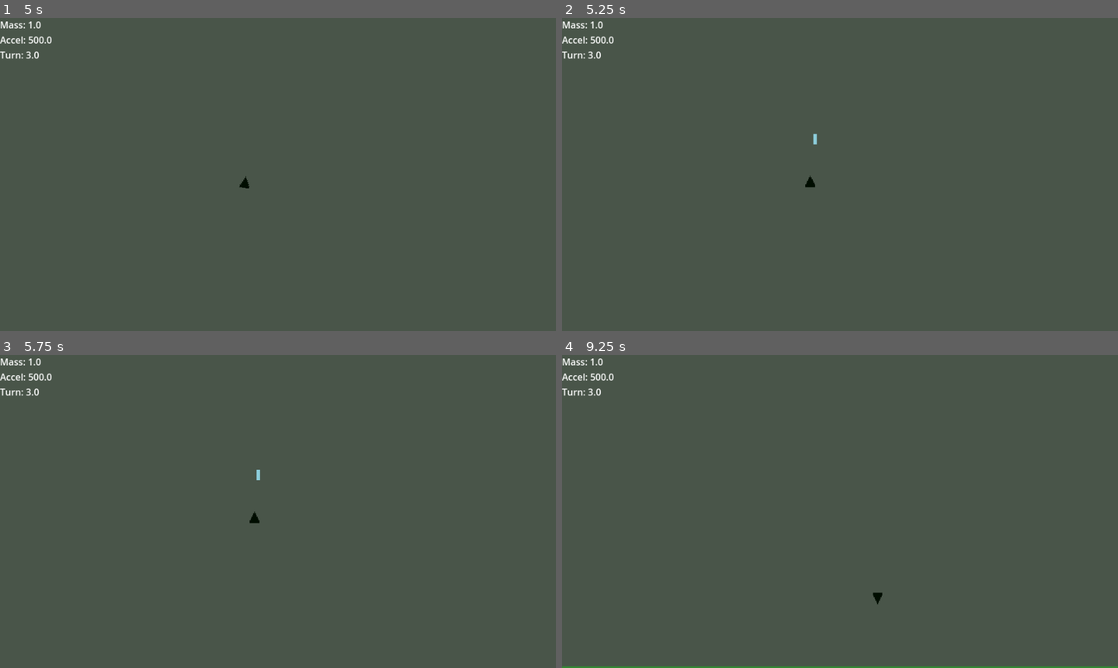
Above: before the commit, frames 1-4 (two rows, left to right).
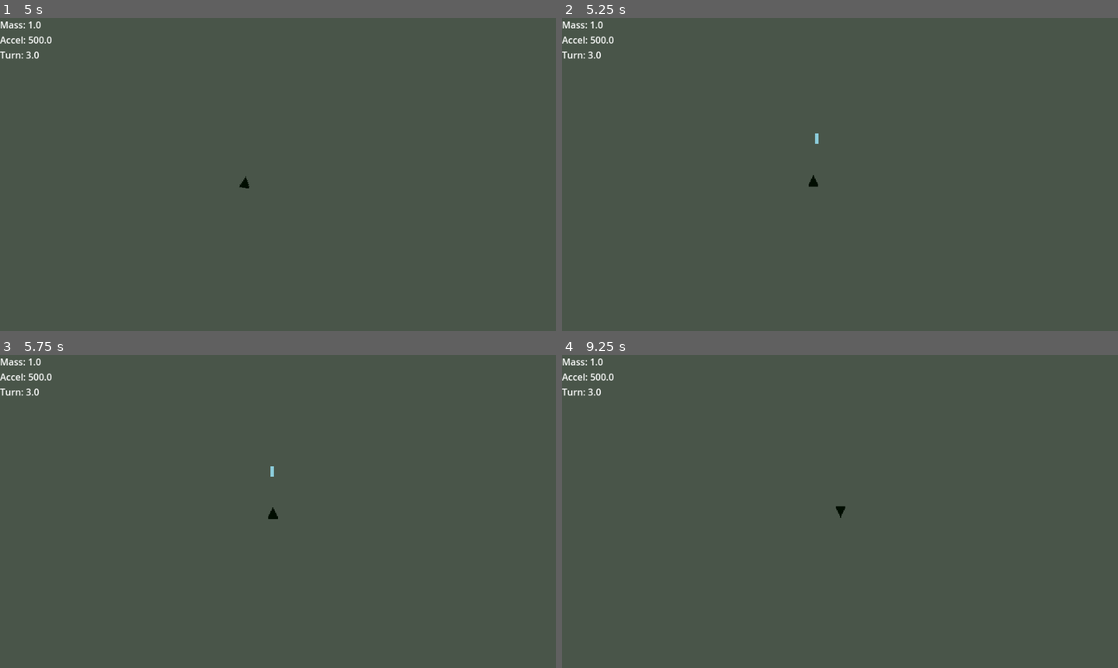
Above: after the commit, the same moments.

Repository: DMAlexander/katamari-asteroids
Game: Godot game, scene res://scenes/levels/test_level.tscn
The game is run twice, just before and just after one commit, with the same random seed, the same clock (stepped at 60 frames per second) and the same inputs.
Inputs:
- Up to frame 1 (5 s): tap Enter at 0.5 s; hold D (move_right) 0.53-1.28 s; hold Space (shoot) 0.53-1.28 s; hold S (brake, bound only after the commit) 1.28-2.03 s; tap Space (shoot) at 1.35, 2, 2.85, 4.35 s; hold D (move_right) 2.03-2.78 s; hold Space (shoot) 2.03-2.78 s; hold W (move_forward) 2.78-3.53 s; hold Space (shoot) 3.53-4.28 s; hold A (move_left) from 3.53 s (still down)
- Up to frame 2 (5.25 s): release A (move_left) at 5.03 s; hold S (brake, bound only after the commit) from 5.03 s (still down); hold Space (shoot) from 5.03 s (still down)
- Up to frame 3 (5.75 s): keep holding S (brake, bound only after the commit); keep holding Space (shoot)
- Up to frame 4 (9.25 s): release S (brake, bound only after the commit) at 5.78 s; release Space (shoot) at 5.78 s; hold D (move_right) 5.78-6.53 s; tap Space (shoot) at 5.85, 7.35, 8.85 s; hold W (move_forward) 6.53-7.28 s; hold Space (shoot) 6.53-7.28 s; hold D (move_right) 7.28-8.03 s; tap Enter at 8 s; hold S (brake, bound only after the commit) 8.03-8.78 s; hold Space (shoot) 8.03-8.78 s; hold A (move_left) from 8.78 s (still down)

Frame 1 is identical in both runs. In frame 2, less than 0.1% of the frame differs, in the area x 43-47%, y 36-54%; in frame 3, 0.1%; in frame 4, 0.7%, in the area x 0-100%, y 48-100%.

Commit message:
Made pickups animate

Diff:
--- a/project.godot
+++ b/project.godot
@@ -44,6 +44,11 @@
 "events": [Object(InputEventKey,"resource_local_to_scene":false,"resource_name":"","device":-1,"window_id":0,"alt_press …(191 unchanged characters)…
 ]
 }
+brake={
+"deadzone": 0.2,
+"events": [Object(InputEventKey,"resource_local_to_scene":false,"resource_name":"","device":-1,"window_id":0,"alt_pressed":false,"shift_pressed":false,"ctrl_pressed":false,"meta_pressed":false,"pressed":false,"keycode":0,"physical_keycode":83,"key_label":0,"unicode":115,"location":0,"echo":false,"script":null)
+]
+}
 
 [layer_names]
 
--- a/scenes/arena/arena.gd
+++ b/scenes/arena/arena.gd
@@ -2,6 +2,7 @@
 
 @export var size := Vector2(2000, 1200)
 @export var show_debug := true
+
 
 
 # -------------------------
--- a/scenes/levels/test_level.tscn
+++ b/scenes/levels/test_level.tscn
@@ -7,6 +7,15 @@
 [ext_resource type="PackedScene" uid="uid://dq3rw7dnmr60h" path="res://scenes/arena/arena.tscn" id="5_48ne7"]
 
 [node name="TestLevel" type="Node2D"]
+
+[node name="Background" type="ColorRect" parent="."]
+z_index = -10
+anchors_preset = 15
+anchor_right = 1.0
+anchor_bottom = 1.0
+grow_horizontal = 2
+grow_vertical = 2
+color = Color(0.043137256, 0.05882353, 0.101960786, 1)
 
 [node name="UI" type="CanvasLayer" parent="."]
 
--- a/scenes/pickups/mass_pickup.tscn
+++ b/scenes/pickups/mass_pickup.tscn
@@ -1,14 +1,46 @@
-[gd_scene load_steps=4 format=3 uid="uid://doddbbj6gnjee"]
+[gd_scene load_steps=9 format=3 uid="uid://doddbbj6gnjee"]
 
 [ext_resource type="Script" uid="uid://t40kp5vv4wp3" path="res://scenes/pickups/mass_pickup.gd" id="1_lr6ul"]
 [ext_resource type="Texture2D" uid="uid://h3d02q5l8cxw" path="res://scenes/debris/BasicDebris.png" id="2_bb4p6"]
+[ext_resource type="Texture2D" uid="uid://bglmlgb5cyx1k" path="res://scenes/pickups/BasicUpgrade-Sheet.png" id="3_yamoo"]
 
 [sub_resource type="CircleShape2D" id="CircleShape2D_bb4p6"]
+radius = 4.0
+
+[sub_resource type="AtlasTexture" id="AtlasTexture_xq4ch"]
+atlas = ExtResource("3_yamoo")
+region = Rect2(0, 0, 16, 16)
+
+[sub_resource type="AtlasTexture" id="AtlasTexture_ckvlj"]
+atlas = ExtResource("3_yamoo")
+region = Rect2(16, 0, 16, 16)
+
+[sub_resource type="AtlasTexture" id="AtlasTexture_g3fmi"]
+atlas = ExtResource("3_yamoo")
+region = Rect2(32, 0, 16, 16)
+
+[sub_resource type="SpriteFrames" id="SpriteFrames_h8uob"]
+animations = [{
+"frames": [{
+"duration": 1.0,
+"texture": SubResource("AtlasTexture_xq4ch")
+}, {
+"duration": 1.0,
+"texture": SubResource("AtlasTexture_ckvlj")
+}, {
+"duration": 1.0,
+"texture": SubResource("AtlasTexture_g3fmi")
+}],
+"loop": true,
+"name": &"idle",
+"speed": 8.0
+}]
 
 [node name="MassPickup" type="Area2D"]
 script = ExtResource("1_lr6ul")
 
 [node name="Sprite2D" type="Sprite2D" parent="."]
+visible = false
 texture = ExtResource("2_bb4p6")
 
 [node name="CollisionShape2D" type="CollisionShape2D" parent="."]
@@ -17,4 +49,11 @@
 [node name="GPUParticles2D" type="GPUParticles2D" parent="."]
 visible = false
 
+[node name="AnimatedSprite2D" type="AnimatedSprite2D" parent="."]
+sprite_frames = SubResource("SpriteFrames_h8uob")
+animation = &"idle"
+autoplay = "idle"
+frame = 1
+frame_progress = 0.25762105
+
 [connection signal="body_entered" from="." to="." method="_on_body_entered"]
--- a/scenes/player/player.gd
+++ b/scenes/player/player.gd
@@ -62,27 +62,49 @@
 	visual_scale = lerp(visual_scale, 1.0, 8.0 * delta)
 	update_scale()
 
-	# input shooting
+	# -------------------------
+	# INPUT
+	# -------------------------
+	var braking := Input.is_action_pressed("brake")
+
 	if Input.is_action_pressed("shoot") and can_shoot:
 		shoot()
 
-	# rotation
+	# -------------------------
+	# ROTATION
+	# -------------------------
 	var rotation_input := Input.get_axis("move_left", "move_right")
 	rotation += rotation_input * get_effective_rotation_speed() * delta
 
-	# thrust
+	# -------------------------
+	# THRUST
+	# -------------------------
 	if Input.is_action_pressed("move_forward"):
 		var direction := Vector2.UP.rotated(rotation)
 		velocity += direction * get_effective_acceleration() * delta
 
-	# speed cap
+	# -------------------------
+	# SPEED CAP
+	# -------------------------
 	velocity = velocity.limit_length(max_speed)
 
-	# drag
+	# -------------------------
+	# DRAG (WITH BRAKE)
+	# -------------------------
 	var drag_strength = max(4.0 / mass, 0.5)
-	velocity = velocity.move_toward(Vector2.ZERO, drag_strength * delta * 20)
-
-	# physics step
+
+	if braking:
+		# stronger but still mass-dependent
+		drag_strength *= 4.0
+
+	velocity = velocity.move_toward(
+		Vector2.ZERO,
+		drag_strength * delta * 20
+	)
+
+	# -------------------------
+	# PHYSICS STEP
+	# -------------------------
 	apply_pre_move_bounds()
 	move_and_slide()
 	apply_post_move_bounds()
Binary file added: scenes/arena/BasicSpace1.png
Not shown, added: scenes/arena/BasicSpace1.png.import
Binary file added: scenes/pickups/BasicUpgrade-Sheet.aseprite
Binary file added: scenes/pickups/BasicUpgrade-Sheet.png
Not shown, added: scenes/pickups/BasicUpgrade-Sheet.png.import
